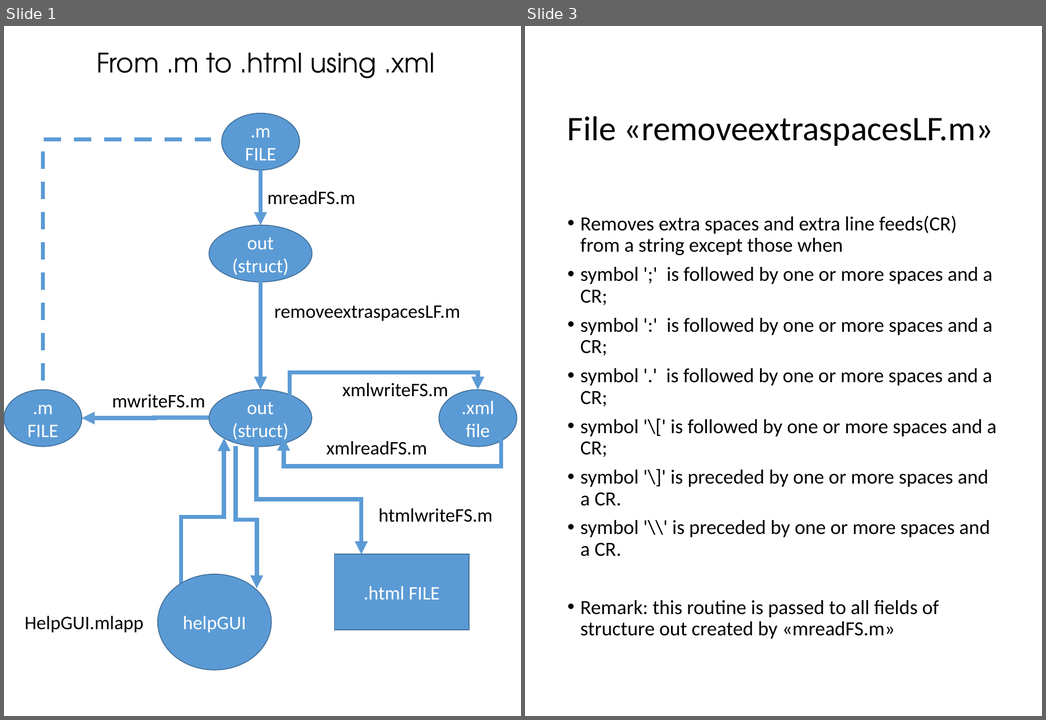
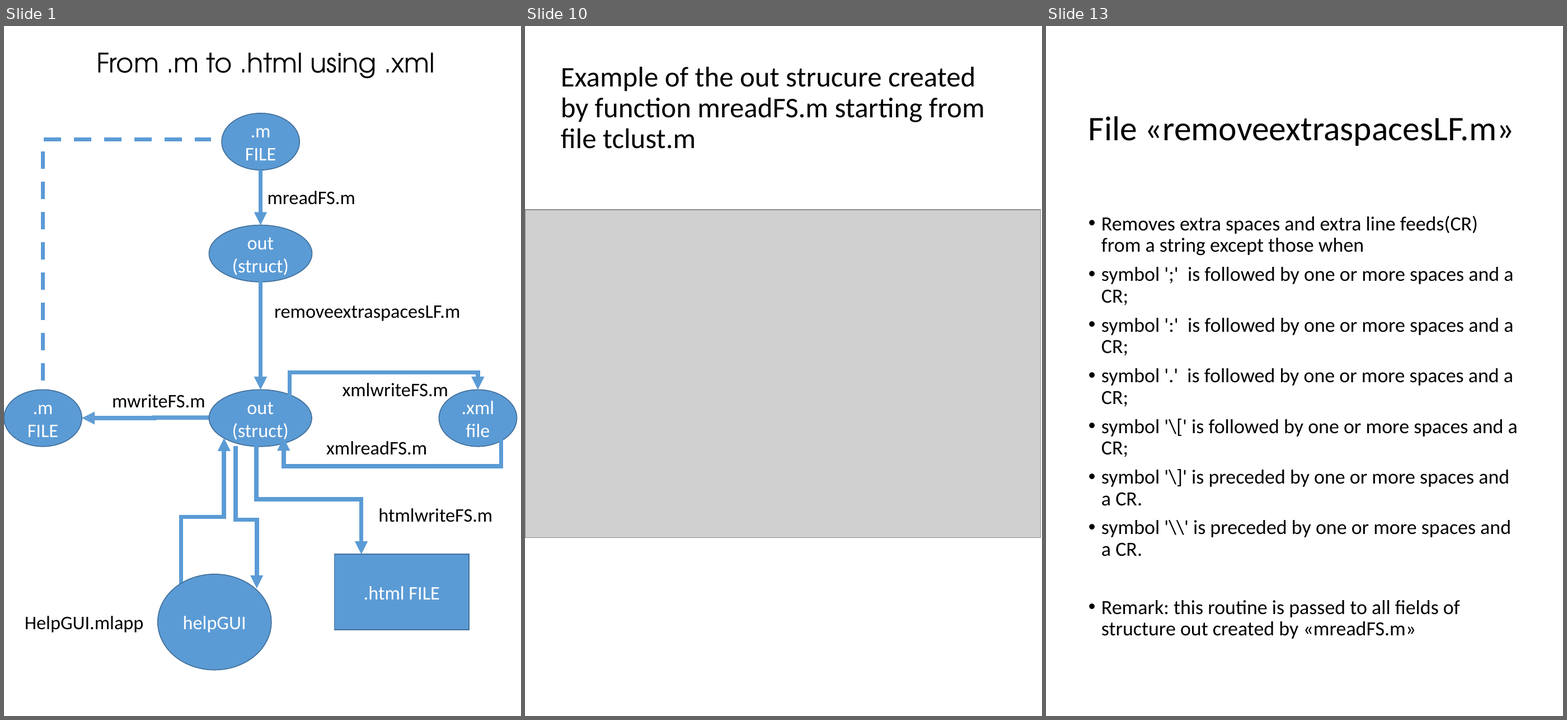
Before and after one commit to kvcorb/FSDA, a slide deck: utilities_help/FlowChart.pptx. Shown side by side, each under a label of ours: slides 1 and 3 before the commit, slides 1, 10 and 13 after it; the slides between them are not shown. The pictures are 1046x720 and 1567x720 pixels, drawn with LibreOffice and Linux fonts; fonts in the diff are those of the drawing; grey boxes stand for pictures. Boxes give left, top, right and bottom in pixels: in the first picture for what was removed or moved away, otherwise in the second. Text is boxed around its words. In the diff, an @@ line names an element or a change of style, - is before the commit and + after.

```diff
--- a/utilities_help/FlowChart.pptx
+++ b/utilities_help/FlowChart.pptx
@@ slide 10 added at [525,26,1042,716], background #FFFFFF @@
@@ title added at [561,66,985,149], 29.7 pt, text #000000 @@
+Example of the out strucure created by function mreadFS.m starting from file tclust.m
@@ picture added at [525,210,1041,538] @@
@@ what was slide 3 is now slide 13 @@
```
Also in this commit, not shown: 2 slides changed, 22 other slides added, 5 other files.
